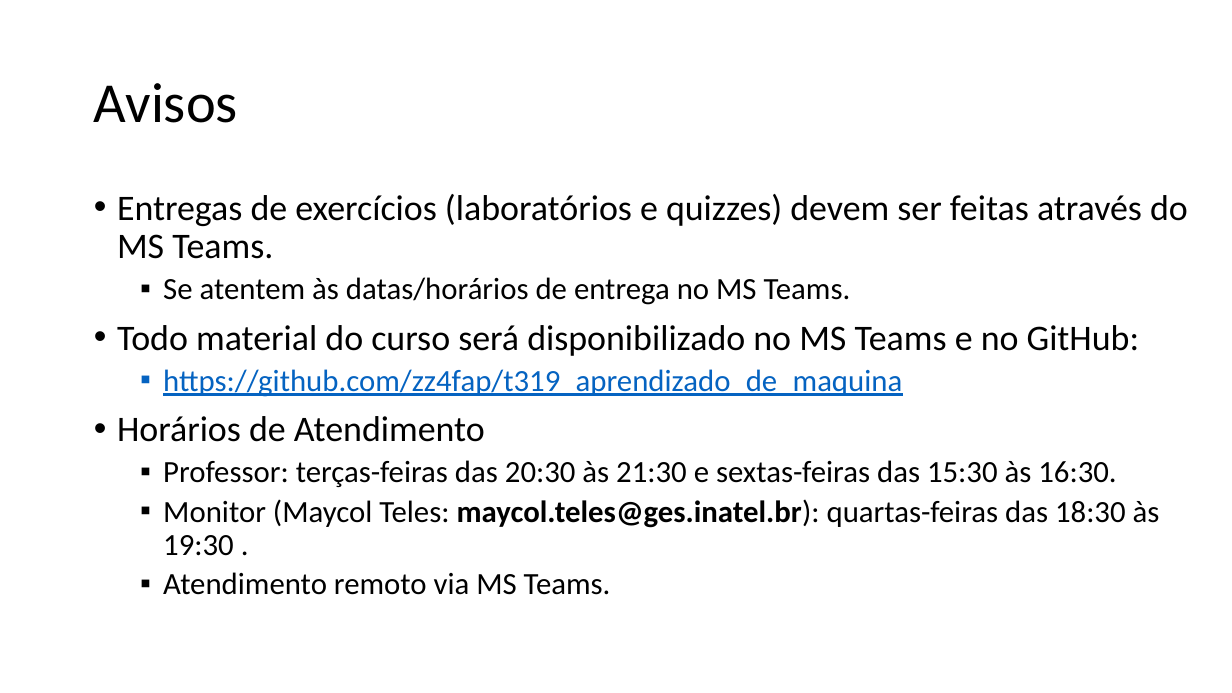
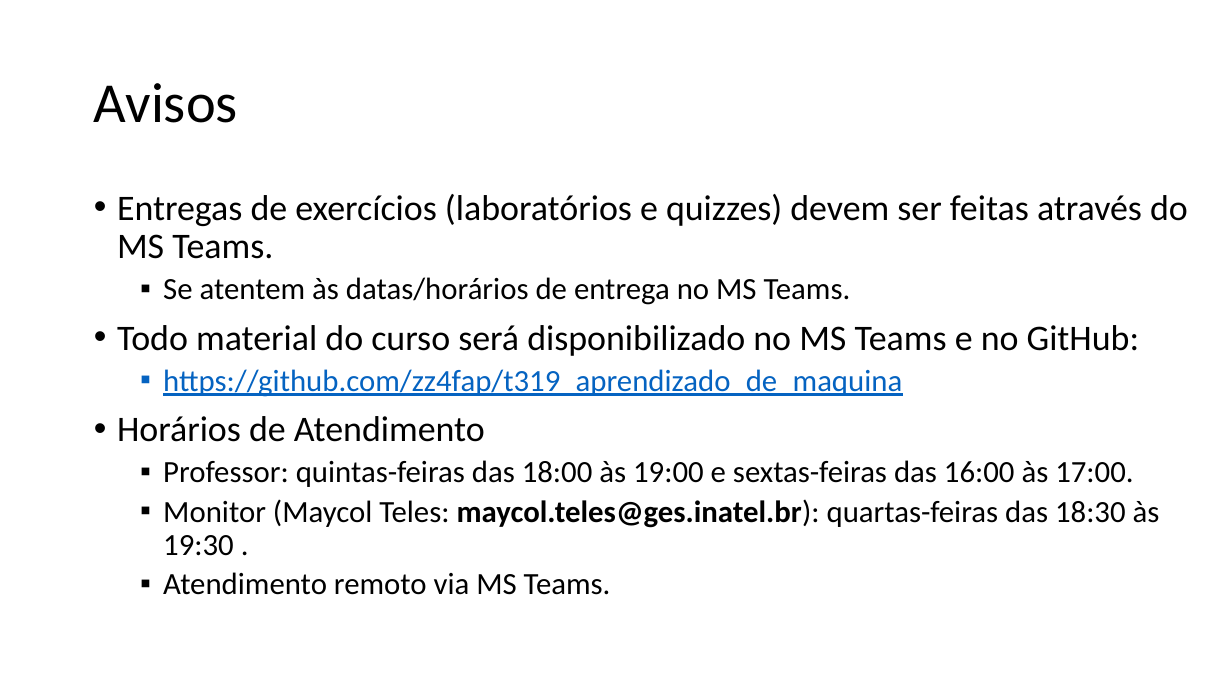
Before and after one commit to zz4fap/t319_aprendizado_de_maquina, a slide deck: slide 26 of slides/T319_Introdução.pptx. Drawn at 1232x693 pixels with LibreOffice and Linux fonts; fonts in the diff are those of the drawing. Boxes give left, top, right and bottom in pixels: in the first picture for what was removed or moved away, otherwise in the second. Text is boxed around its words. In the diff, an @@ line names an element or a change of style, - is before the commit and + after.

```diff
--- a/slides/T319_Introdução.pptx
+++ b/slides/T319_Introdução.pptx
@@ text at box(163, 460, 1133, 487): text changed @@
-  ▪ Professor: terças-feiras das 20:30 às 21:30 e sextas-feiras das 15:30 às 16:30.
+  ▪ Professor: quintas-feiras das 18:00 às 19:00 e sextas-feiras das 16:00 às 17:00.
```
Also in this commit, not shown: 3 other slides changed, 2 other files.
